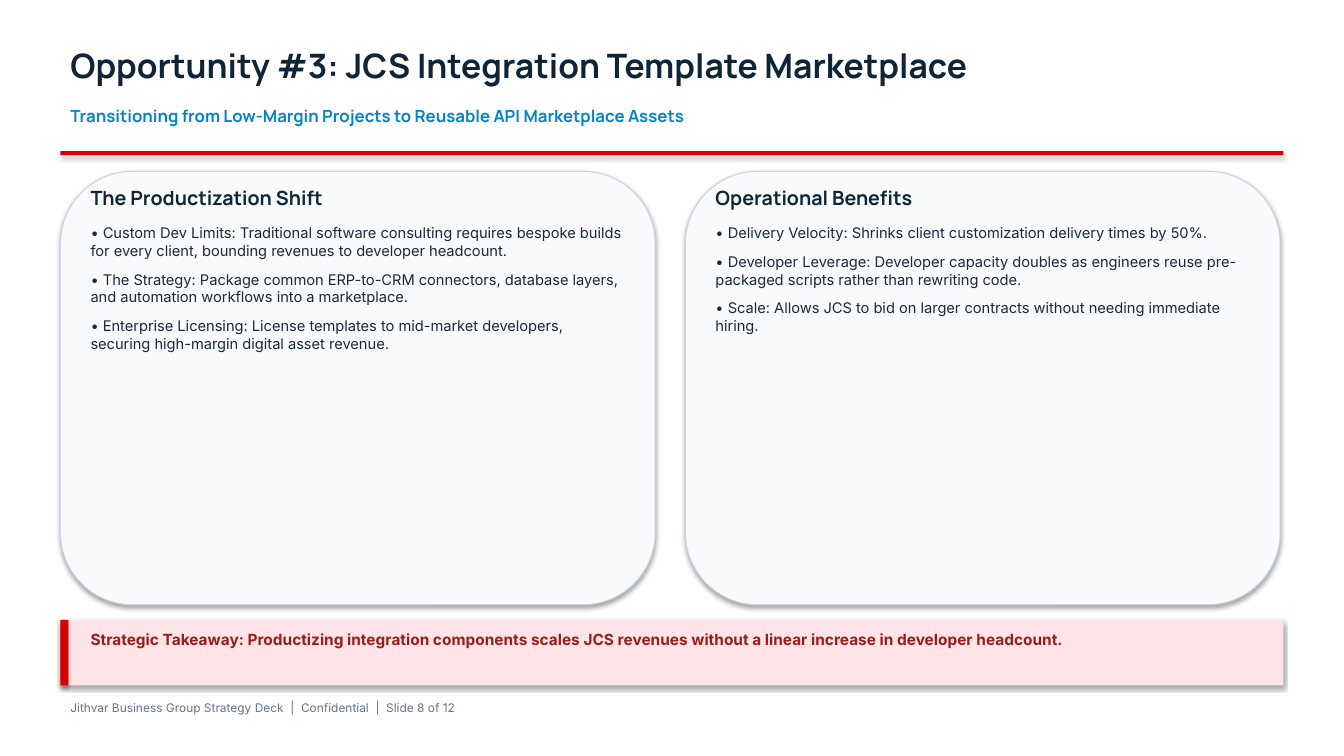
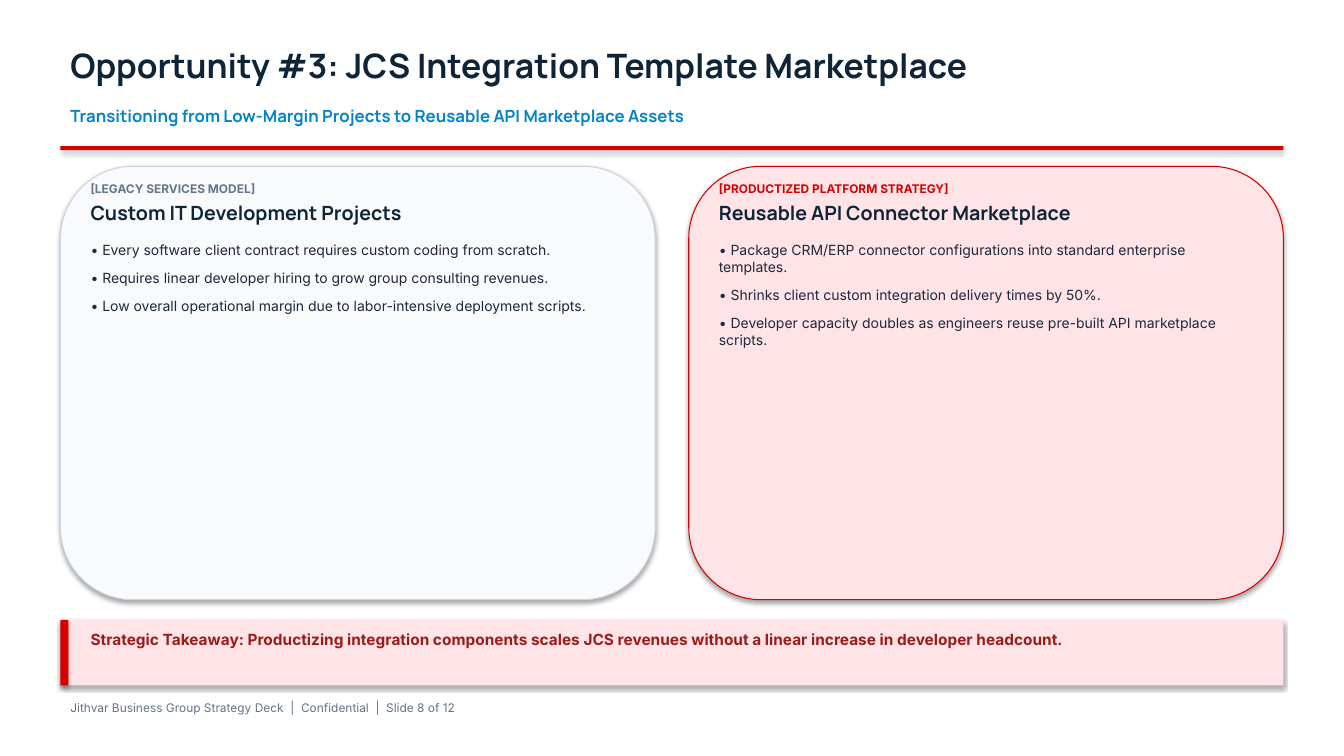
Before and after one commit to parikhniket655/JGB, a slide deck: slide 8 of documents/1_pitch_deck.pptx. Drawn at 1344x756 pixels with LibreOffice and Linux fonts; fonts in the diff are those of the drawing. Boxes give left, top, right and bottom in pixels: in the first picture for what was removed or moved away, otherwise in the second. Text is boxed around its words. In the diff, an @@ line names an element or a change of style, - is before the commit and + after.

Commit message:
Implement customized visual slide layouts (split tables, process maps, three-column grids, and comparison cards) for the PowerPoint and PDF presentations

```diff
--- a/documents/1_pitch_deck.pptx
+++ b/documents/1_pitch_deck.pptx
@@ rectangle: place and size @@
-rectangle at box(60, 151, 1284, 155)
+rectangle at box(60, 146, 1284, 150)
@@ rounded rectangle: place and size @@
-rounded rectangle at box(60, 171, 655, 605)
+rounded rectangle at box(60, 166, 655, 600)
@@ rounded rectangle: place and size @@
-rounded rectangle at box(686, 171, 1280, 605)
+rounded rectangle at box(689, 166, 1284, 600)
@@ rounded rectangle at box(689, 166, 1284, 600): fill #F8FAFC to #FEE4E6; outline #CBD5E1 0.75 pt to #D60000 0.75 pt @@
@@ text at box(91, 183, 585, 314): text changed; size 10.5 to 10 pt @@
-The Productization Shift
-• Custom Dev Limits: Traditional software consulting requires bespoke builds for every client, bounding revenues to developer headcount.
-• The Strategy: Package common ERP-to-CRM connectors, database layers, and automation workflows into a marketplace.
-• Enterprise Licensing: License templates to mid-market developers, securing high-margin digital asset revenue.
+[LEGACY SERVICES MODEL]
+Custom IT Development Projects
+• Every software client contract requires custom coding from scratch.
+• Requires linear developer hiring to grow group consulting revenues.
+• Low overall operational margin due to labor-intensive deployment scripts.
@@ text at box(719, 183, 1216, 348): text changed; size 10.5 to 10 pt @@
-Operational Benefits
-• Delivery Velocity: Shrinks client customization delivery times by 50%.
-• Developer Leverage: Developer capacity doubles as engineers reuse pre-packaged scripts rather than rewriting code.
-• Scale: Allows JCS to bid on larger contracts without needing immediate hiring.
+[PRODUCTIZED PLATFORM STRATEGY]
+Reusable API Connector Marketplace
+• Package CRM/ERP connector configurations into standard enterprise templates.
+• Shrinks client custom integration delivery times by 50%.
+• Developer capacity doubles as engineers reuse pre-built API marketplace scripts.
```
Also in this commit, not shown: 11 other slides changed, 1 other file.
